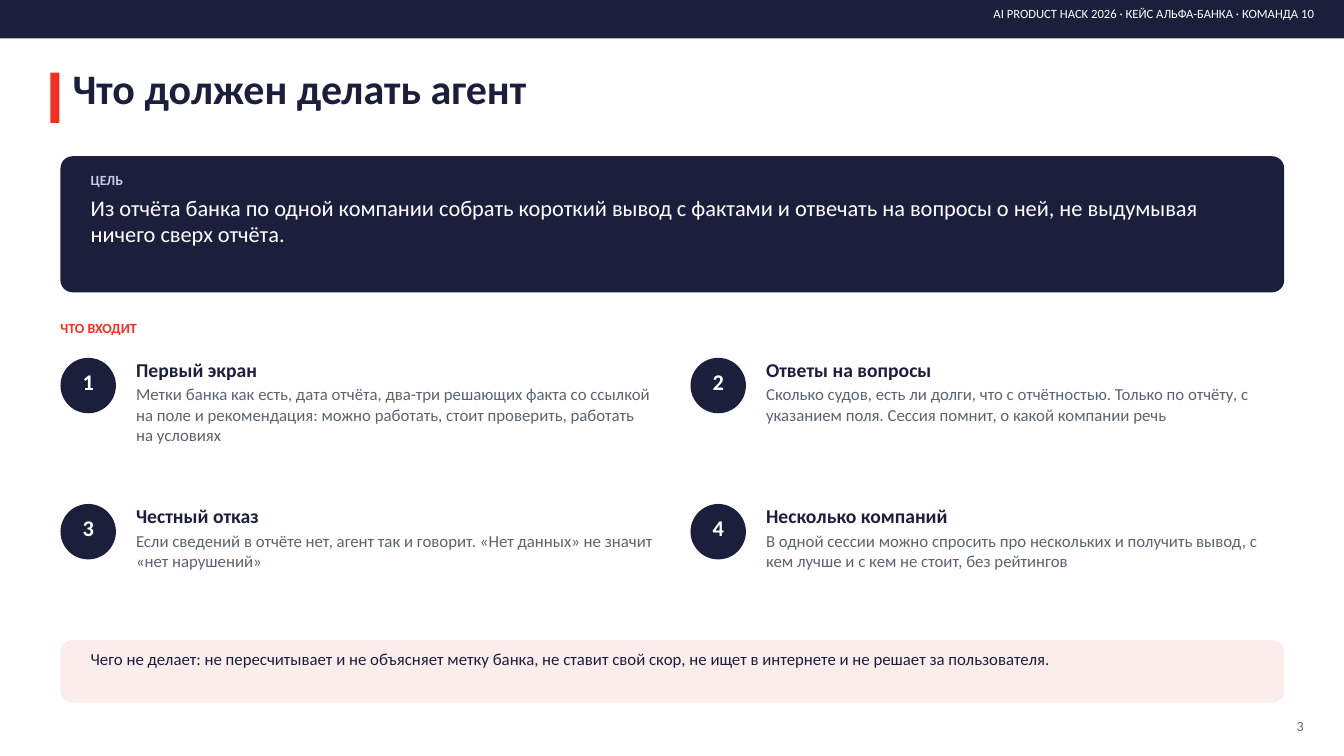
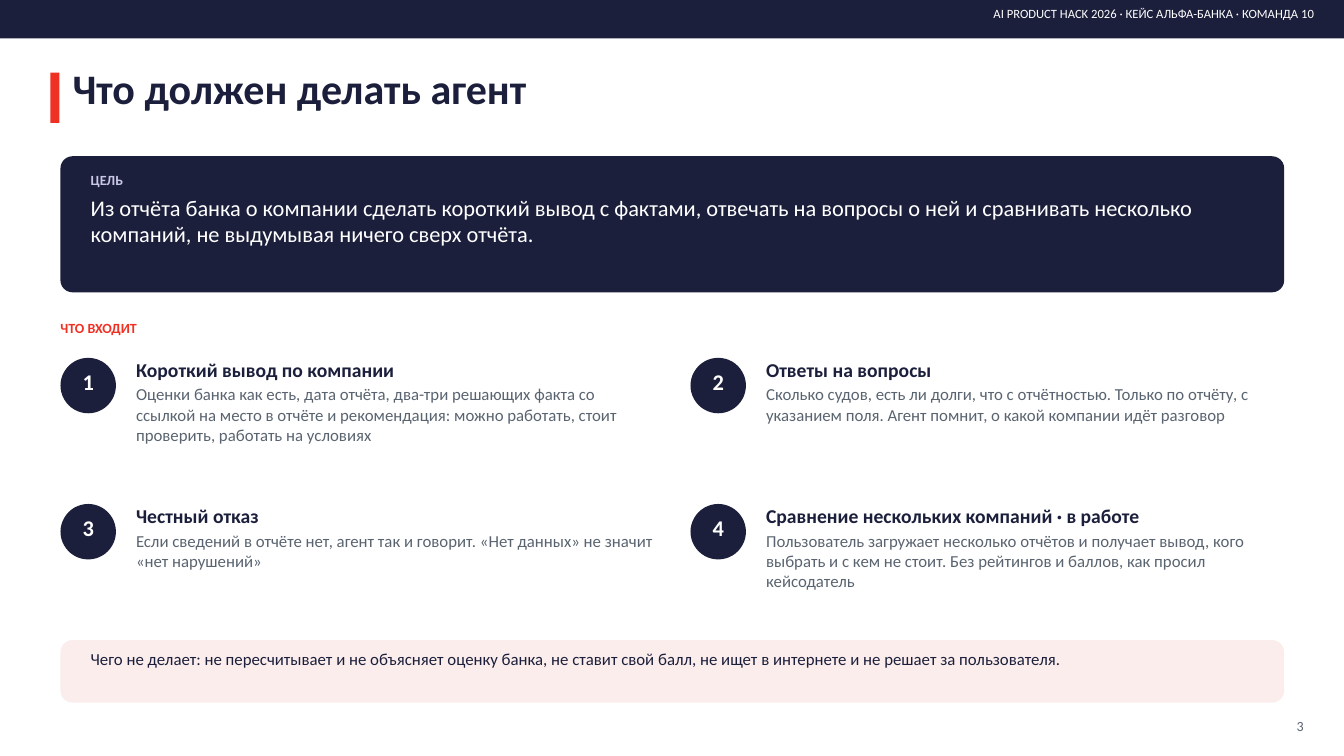
Before and after one commit to formalraindbow/contractor-agent, a slide deck: slide 3 of deliverables/interim/PRESENTATION_INTERIM.pptx. Drawn at 1344x756 pixels with LibreOffice and Linux fonts; fonts in the diff are those of the drawing. Boxes give left, top, right and bottom in pixels: in the first picture for what was removed or moved away, otherwise in the second. Text is boxed around its words. In the diff, an @@ line names an element or a change of style, - is before the commit and + after.

```diff
--- a/deliverables/interim/PRESENTATION_INTERIM.pptx
+++ b/deliverables/interim/PRESENTATION_INTERIM.pptx
@@ text at bbox=[91, 201, 1192, 246]: text changed @@
-Из отчёта банка по одной компании собрать короткий вывод с фактами и отвечать на вопросы о ней, не выдумывая ничего сверх отчёта.
+Из отчёта банка о компании сделать короткий вывод с фактами, отвечать на вопросы о ней и сравнивать несколько компаний, не выдумывая ничего сверх отчёта.
@@ text at bbox=[136, 363, 617, 444]: text changed @@
-Первый экран
-Метки банка как есть, дата отчёта, два-три решающих факта со ссылкой на поле и рекомендация: можно работать, стоит проверить, работать на условиях
+Короткий вывод по компании
+Оценки банка как есть, дата отчёта, два-три решающих факта со ссылкой на место в отчёте и рекомендация: можно работать, стоит проверить, работать на условиях
@@ text at bbox=[766, 389, 1248, 424]: text changed @@
-Сколько судов, есть ли долги, что с отчётностью. Только по отчёту, с указанием поля. Сессия помнит, о какой компании речь
+Сколько судов, есть ли долги, что с отчётностью. Только по отчёту, с указанием поля. Агент помнит, о какой компании идёт разговор
@@ text at bbox=[766, 509, 1244, 590]: text changed @@
-Несколько компаний
-В одной сессии можно спросить про нескольких и получить вывод, с кем лучше и с кем не стоит, без рейтингов
+Сравнение нескольких компаний · в работе
+Пользователь загружает несколько отчётов и получает вывод, кого выбрать и с кем не стоит. Без рейтингов и баллов, как просил кейсодатель
@@ text at bbox=[91, 653, 1060, 668]: text changed @@
-Чего не делает: не пересчитывает и не объясняет метку банка, не ставит свой скор, не ищет в интернете и не решает за пользователя.
+Чего не делает: не пересчитывает и не объясняет оценку банка, не ставит свой балл, не ищет в интернете и не решает за пользователя.
```
Also in this commit, not shown: 8 other slides changed, 1 slide added, 1 slide removed.
